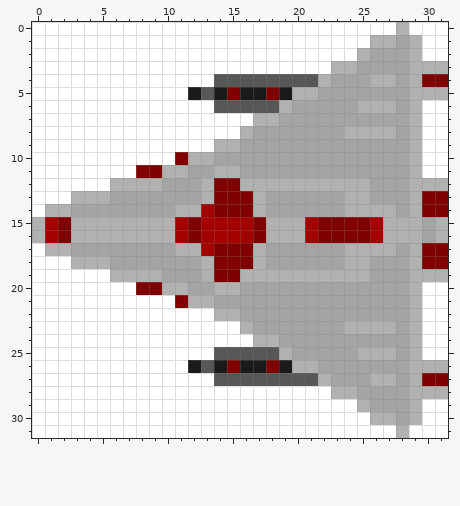
One commit to this pixel-art sprite: sprites/images/enx32_4_SPR_1.png. That is the earlier state.
The file is 32x32 pixels.
The result:
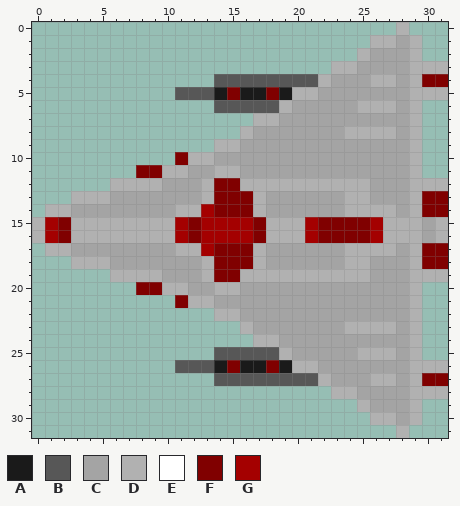
Palette (. is transparent): A #1a1a1a  B #575757  C #a4a4a4  D #b1b1b1  E #ffffff  F #800000  G #a40000
Changes in this commit:
The author changed colour A to colour B in row 5 at x 12; in row 26 at x 12.
The author changed colour E to colour B in row 5 at x 11; in row 26 at x 11.
Colour E is gone in row 0 at x 0 to 27 and 29 to 31; in row 1 at x 0 to 25 and 30 to 31; in row 2 at x 0 to 24 and 30 to 31; in row 3 at x 0 to 22; in row 4 at x 0 to 13; in row 5 at x 0 to 10.
Colour E is gone in row 6 at x 0 to 13 and 30 to 31; in row 7 at x 0 to 16 and 30 to 31; in row 8 at x 0 to 15 and 30 to 31; in row 9 at x 0 to 13 and 30 to 31; in row 10 at x 0 to 10 and 30 to 31; in row 11 at x 0 to 7 and 30 to 31.
Colour E is gone in row 12 at x 0 to 5; in row 13 at x 0 to 2; in row 14 at x 0; in row 17 at x 0; in row 18 at x 0 to 2; in row 19 at x 0 to 5.
Colour E is gone in row 20 at x 0 to 7 and 30 to 31; in row 21 at x 0 to 10 and 30 to 31; in row 22 at x 0 to 13 and 30 to 31; in row 23 at x 0 to 15 and 30 to 31; in row 24 at x 0 to 16 and 30 to 31; in row 25 at x 0 to 13 and 30 to 31.
Colour E is gone in row 26 at x 0 to 10; in row 27 at x 0 to 13; in row 28 at x 0 to 22; in row 29 at x 0 to 24 and 30 to 31; in row 30 at x 0 to 25 and 30 to 31; in row 31 at x 0 to 27 and 29 to 31.
Boxes around the changes in both pictures, in picture pixels (x1, y1, x2, y2):
changed: (32, 22, 448, 438)
